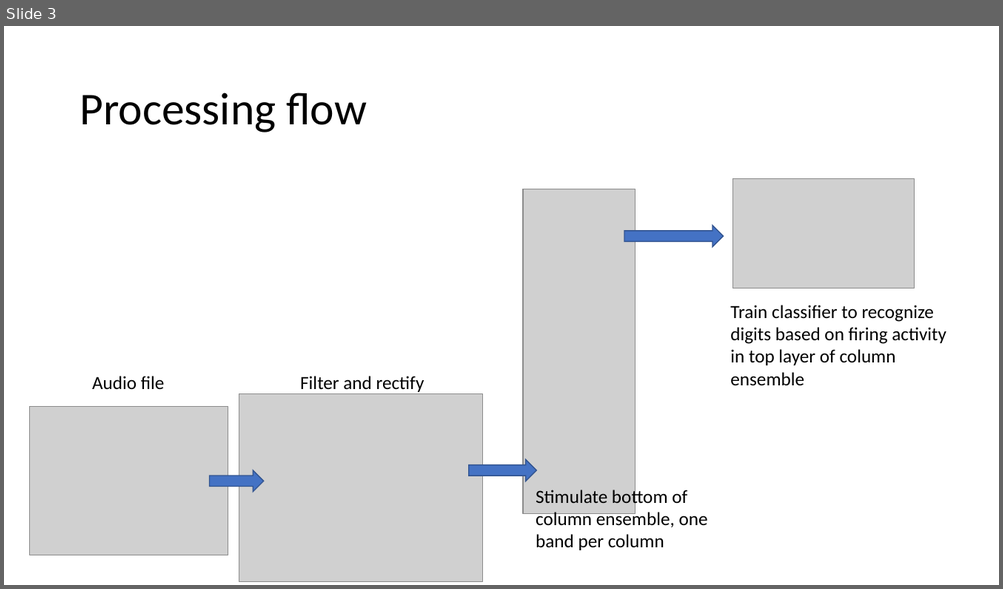
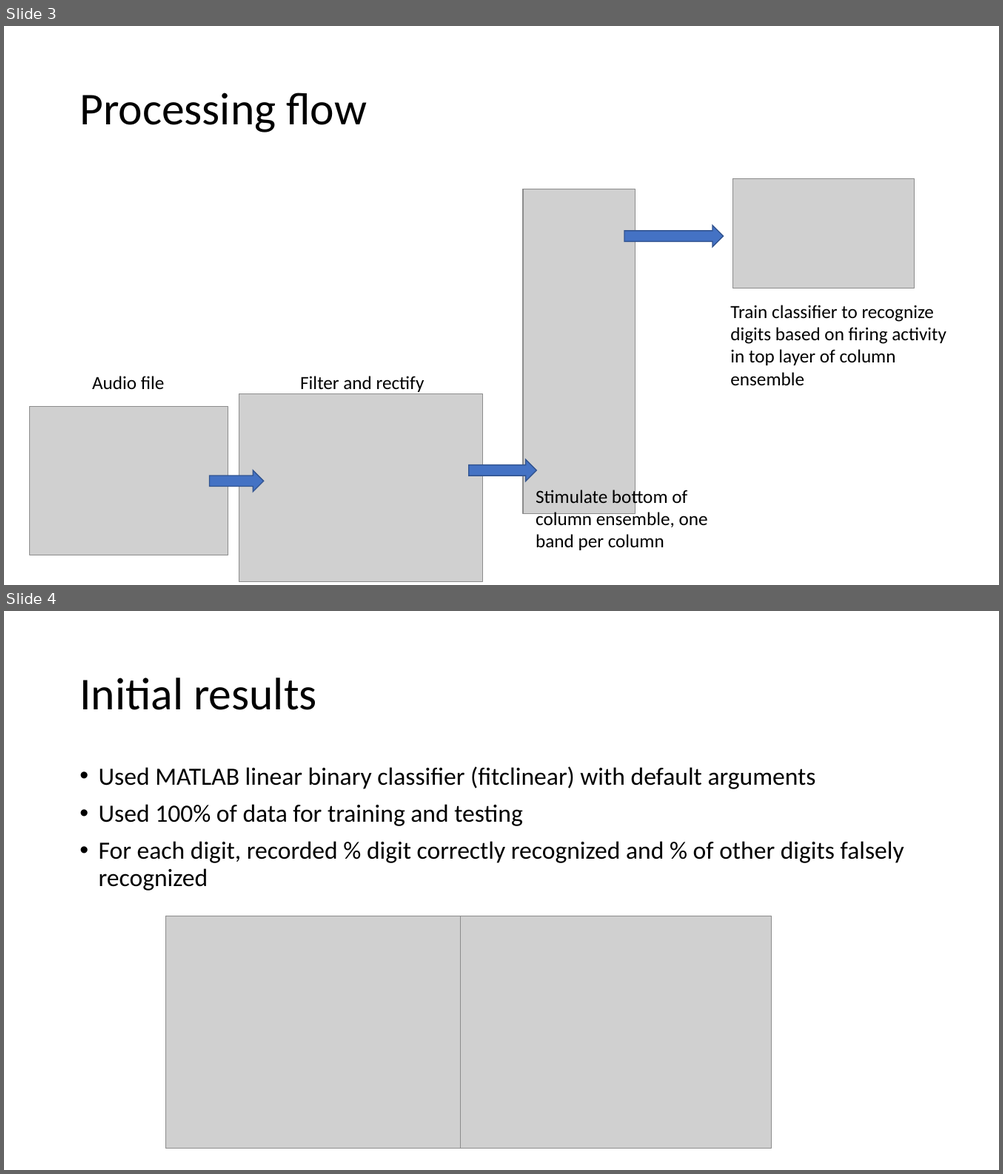
Before and after one commit to vbaker145/neuron, a slide deck: lsm_paper/Digit Recognition Experiment Description.pptx. Shown one above the other, each under a label of ours: slide 3 before the commit, slides 3 and 4 after it. The pictures are 1003x589 and 1003x1174 pixels, drawn with LibreOffice and Linux fonts; fonts in the diff are those of the drawing; grey boxes stand for pictures; background and template pictures are left out. Boxes give left, top, right and bottom in pixels: in the first picture for what was removed or moved away, otherwise in the second. Text is boxed around its words. In the diff, an @@ line names an element or a change of style, - is before the commit and + after.

```diff
--- a/lsm_paper/Digit Recognition Experiment Description.pptx
+++ b/lsm_paper/Digit Recognition Experiment Description.pptx
@@ slide 4 added at bbox=[4, 611, 999, 1170], background #FFFFFF @@
@@ title added at bbox=[79, 678, 316, 710], 44 pt, text #000000 @@
+Initial results
@@ text added at bbox=[99, 766, 904, 891], 24 pt, text #000000 @@
+• Used MATLAB linear binary classifier (fitclinear) with default arguments
+• Used 100% of data for training and testing
+• For each digit, recorded % digit correctly recognized and % of other digits falsely recognized
@@ picture added at bbox=[166, 916, 476, 1149] @@
@@ picture added at bbox=[461, 916, 771, 1149] @@
```
Also in this commit, not shown: 5 other files.
